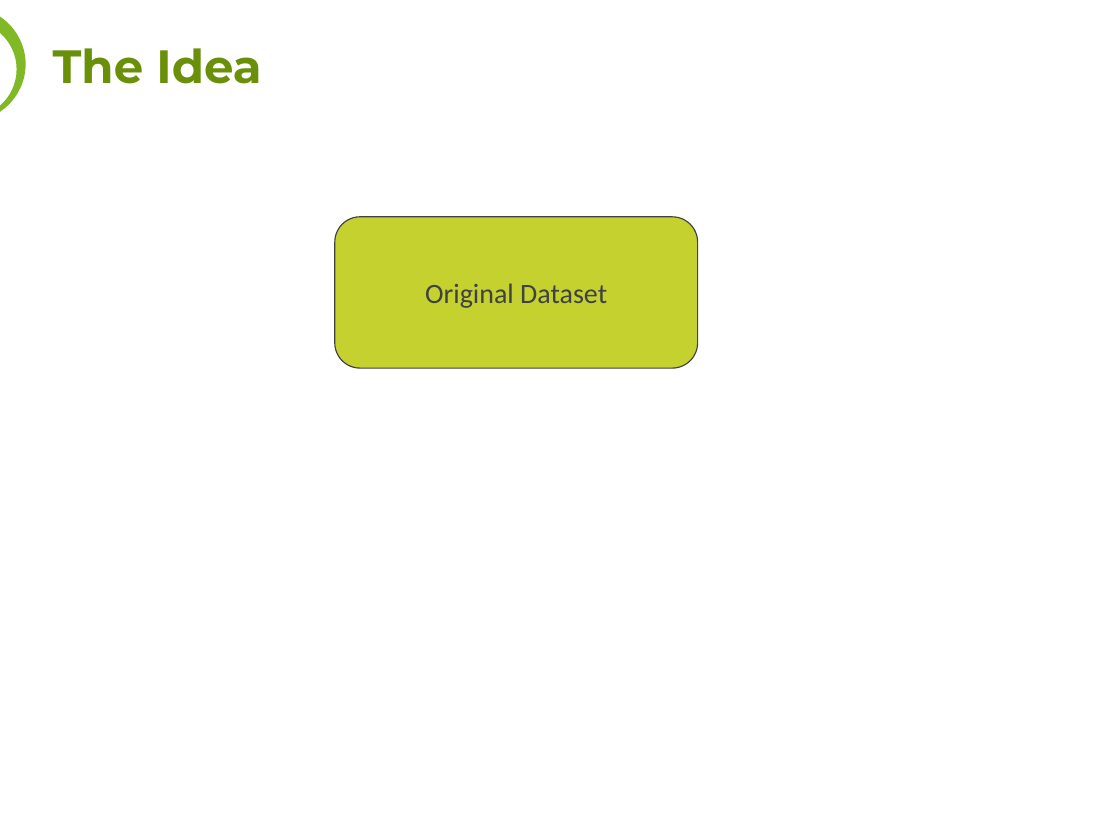
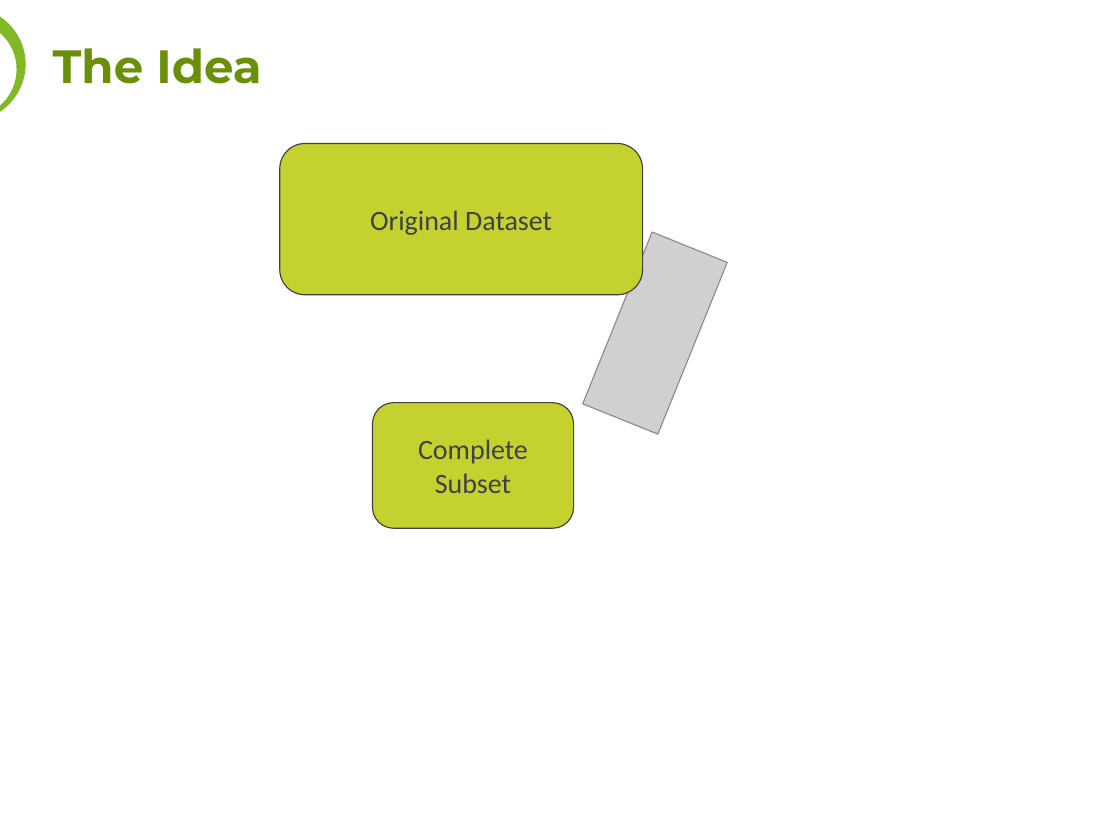
Before and after one commit to tonyc2700/phd, a slide deck: slide 7 of aa-report/ASERO-03-15/artificial-completenessv5.ppt. Drawn at 1120x840 pixels with LibreOffice and Linux fonts; fonts in the diff are those of the drawing; grey boxes stand for pictures; background and template pictures are left out. Boxes give left, top, right and bottom in pixels: in the first picture for what was removed or moved away, otherwise in the second. Text is boxed around its words. In the diff, an @@ line names an element or a change of style, - is before the commit and + after.

Commit message:
presentation final draft

```diff
--- a/aa-report/ASERO-03-15/artificial-completenessv5.ppt
+++ b/aa-report/ASERO-03-15/artificial-completenessv5.ppt
@@ rounded rectangle "Original Dataset": place and size @@
-rounded rectangle "Original Dataset" at bbox=[335, 217, 698, 368]
+rounded rectangle "Original Dataset" at bbox=[280, 143, 643, 295]
@@ picture added at bbox=[583, 232, 727, 433] @@
@@ rounded rectangle added at bbox=[373, 403, 575, 529], fill #C5D12F, outline #3F4143 0.74 pt, 18 pt, text #3F4143 @@
+Complete
+Subset
```
Also in this commit, not shown: 1 other slide changed, 6 other files.
